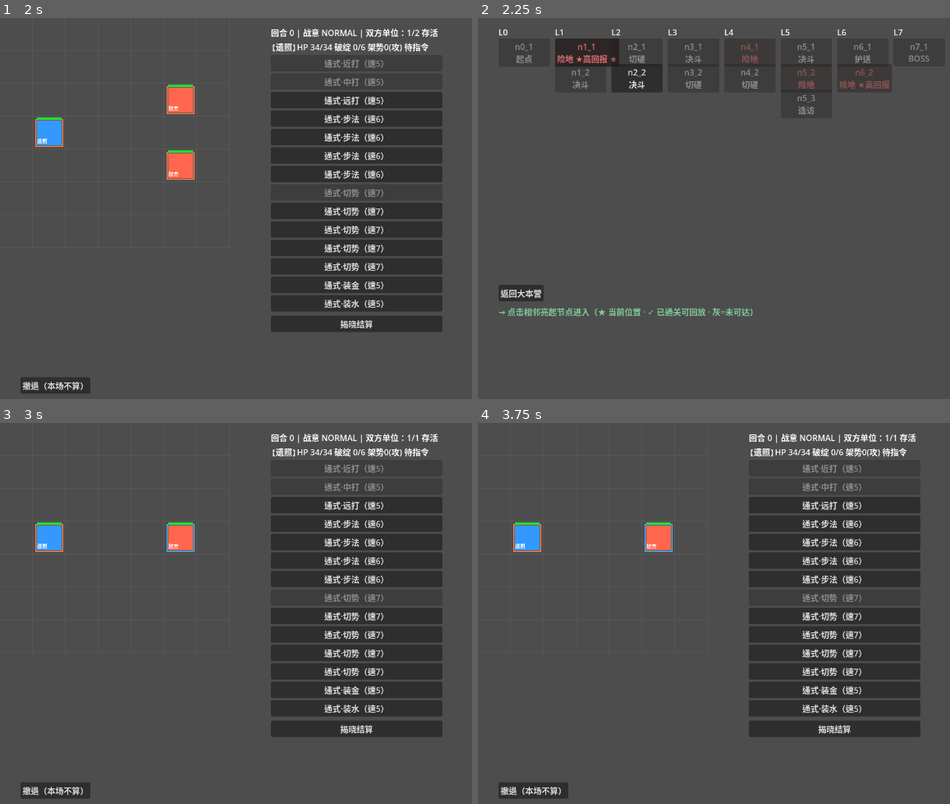
Above: before the commit, frames 1-4 (two rows, left to right).
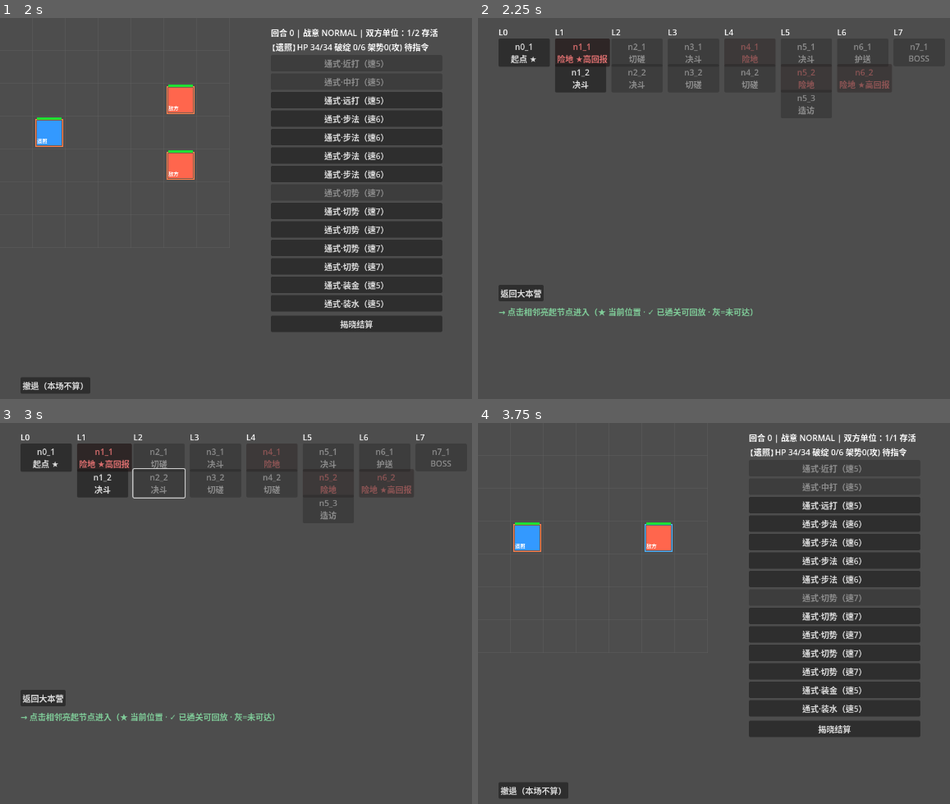
Above: after the commit, the same moments.

Repository: xieyj22/zhaizhao
Game: Godot game, scene res://src/scenes/hub/hub.tscn
Two runs of this game, one before a commit and one after it. Both use one fixed random seed, a clock stepped at 60 frames per second and the inputs below.
Inputs (mouse positions are in pixels of both pictures, inside the frame that each line leads up to):
- Up to frame 1 (2 s): click "开始新一局" at 0.5 s; click "n1_1 险地 ★高回报" at 1.25 s
- Up to frame 2 (2.25 s): click "撤退（本场不算）" at 2 s
- Up to frame 3 (3 s): click (160, 483) at 2.75 s, where only the run before the commit has a clickable "n2_2 决斗"
- Up to frame 4 (3.75 s): click (581, 483) at 3.5 s, where only the run after the commit has a clickable "n1_2 决斗"

Frame 1 is identical in both runs. In frame 2, 0.4% of the frame differs, in the area x 6-36%, y 5-19%; in frame 3, 24%, in the area x 4-96%, y 2-99%; in frame 4, nothing differs.

Commit message:
fix(battle): 撤退回到进战前位置（可换打同层兄弟节点）— 玩家验收
进 n1_1 后撤退,n1_2 不亮、n2_2 亮:enter_node 进战前就把 current_node_id 移到 n1_1,
撤退(本场不算)后位置仍停 n1_1 → 只能走 n1_1 的 DAG 后继(n2_2),走不到同层 n1_2。
修:
- MetaSession +previous_node_id 快照;map._on_enter_node 进战前快照当前位置
- battle._on_retreat 还原到 previous_node_id + 把刚进入未通关的节点移出 nodes_visited
  → 回到进战前位置,n1_1/n1_2 都能再选
+test_retreat_restores_previous_position 回归. GUT 347/347 绿.

Diff:
--- a/src/meta/meta_session.gd
+++ b/src/meta/meta_session.gd
@@ -5,6 +5,8 @@
 var current_node_cfg: Dictionary = {}
 var meta_state: MetaState = null
 var last_battle_outcome: int = 0
+## 进战前的 current_node_id 快照（撤退时回到此位置——本场不算，玩家可换打别的节点）。
+var previous_node_id: String = ""
 ## reduce_motion 跨战斗持久（a11y）：BattleView 每场 new() 会重置实例字段，
 ## 故真实态存此 autoload，battle.gd 同步给 view。不落盘（本会话内存态）。
 var reduce_motion: bool = false
--- a/src/scenes/battle/battle.gd
+++ b/src/scenes/battle/battle.gd
@@ -301,9 +301,19 @@
 			return u
 	return null
 
-## 撤退：本场不算（不调 _write_back_result → roster 保持进战前状态），回地图重选节点。
-## game_over 后按钮已 hide，不会走到。current_node_id 仍在战斗节点，回 map 可重进或绕路。
+## 撤退：本场不算（不调 _write_back_result → roster 保持进战前状态），回地图。
+## 回到进战前的位置（previous_node_id），并把刚进入未通关的节点从 nodes_visited 移除——
+## 否则 current_node_id 停在战节点，只能沿其 DAG 后继走，换不了同层兄弟节点（玩家验收）。
 func _on_retreat() -> void:
+	var run := MetaSession.current_run
+	if run != null:
+		var retreated: String = run.current_node_id
+		run.current_node_id = MetaSession.previous_node_id
+		var cp: Dictionary = run.chapter_progress.get(run.current_chapter, {"bosses_defeated": [], "nodes_visited": []})
+		var visited: Array = cp.get("nodes_visited", [])
+		visited.erase(retreated)   # 未通关不算已访问（不标 ✓）
+		cp["nodes_visited"] = visited
+		run.chapter_progress[run.current_chapter] = cp
 	get_tree().change_scene_to_file("res://src/scenes/map/map.tscn")
 
 func _on_back_after_battle() -> void:
--- a/src/scenes/map/map.gd
+++ b/src/scenes/map/map.gd
@@ -78,6 +78,8 @@
 
 func _on_enter_node(node_id: String) -> void:
 	var run := MetaSession.current_run
+	# 快照进战前位置——撤退（本场不算）时回到此，玩家可换打别的节点（玩家验收）
+	MetaSession.previous_node_id = run.current_node_id
 	RunFlow.enter_node(run, node_id)
 	var ty: String = run.chapter_maps[run.current_chapter]["nodes"][node_id]["type"]
 	match ty:
--- a/tests/test_battle_scene.gd
+++ b/tests/test_battle_scene.gd
@@ -276,6 +276,36 @@
 		assert_eq(int(MetaSession.current_run.player_roster[0]["hp"]), 1, "主角残息复活到 1 血")
 	remove_child(battle)
 	battle.queue_free()
+
+func test_retreat_restores_previous_position():
+	# 撤退（本场不算）→ 回到进战前位置，战节点移出 visited（玩家可换打别的节点，如同层兄弟）
+	var meta := MetaState.new_first_play()
+	var run := RunFactory.init_run(meta, 7)
+	var m: Dictionary = run.chapter_maps[1]
+	var l0 := ""
+	for id in m["nodes"]:
+		if int(m["nodes"][id].get("layer", -1)) == 0:
+			l0 = String(id); break
+	run.current_node_id = l0
+	var l1_duel := ""
+	for id in m["nodes"]:
+		if String(m["nodes"][id].get("type", "")) == "duel" and RunFlow.can_advance_node(run, String(id)):
+			l1_duel = String(id); break
+	assert_ne(l1_duel, "", "L0 有可达 duel 节点")
+	# 模拟 map._on_enter_node：快照 previous + enter（移到战节点、记 visited）
+	MetaSession.previous_node_id = run.current_node_id
+	RunFlow.enter_node(run, l1_duel)
+	assert_eq(run.current_node_id, l1_duel, "进战后 current 在战节点")
+	assert_true(RunFlow.is_visited(run, l1_duel), "进战记 visited")
+	MetaSession.current_run = run
+	var battle := preload("res://src/scenes/battle/battle.tscn").instantiate()
+	add_child(battle)
+	battle._on_retreat()
+	assert_eq(run.current_node_id, l0, "撤退后回到进战前位置（L0）→ 可再选同层兄弟节点")
+	assert_false(RunFlow.is_visited(run, l1_duel), "撤退后战节点移出 visited（未通关不标 ✓）")
+	remove_child(battle)
+	battle.queue_free()
+	MetaSession.previous_node_id = ""
 
 func test_back_button_positioned_outside_scroll_rect():
 	# 回归（验收 bug）：game-over 的 back 按钮不得落在右侧 _scroll 矩形内
